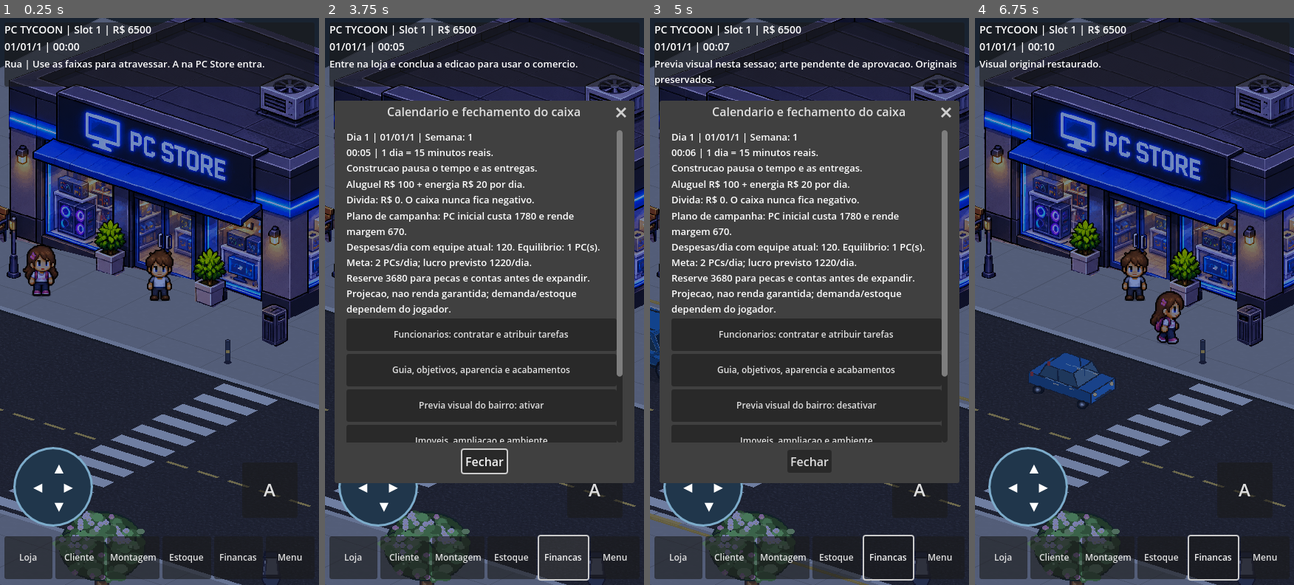
Above: before the commit, frames 1-4 (left to right).
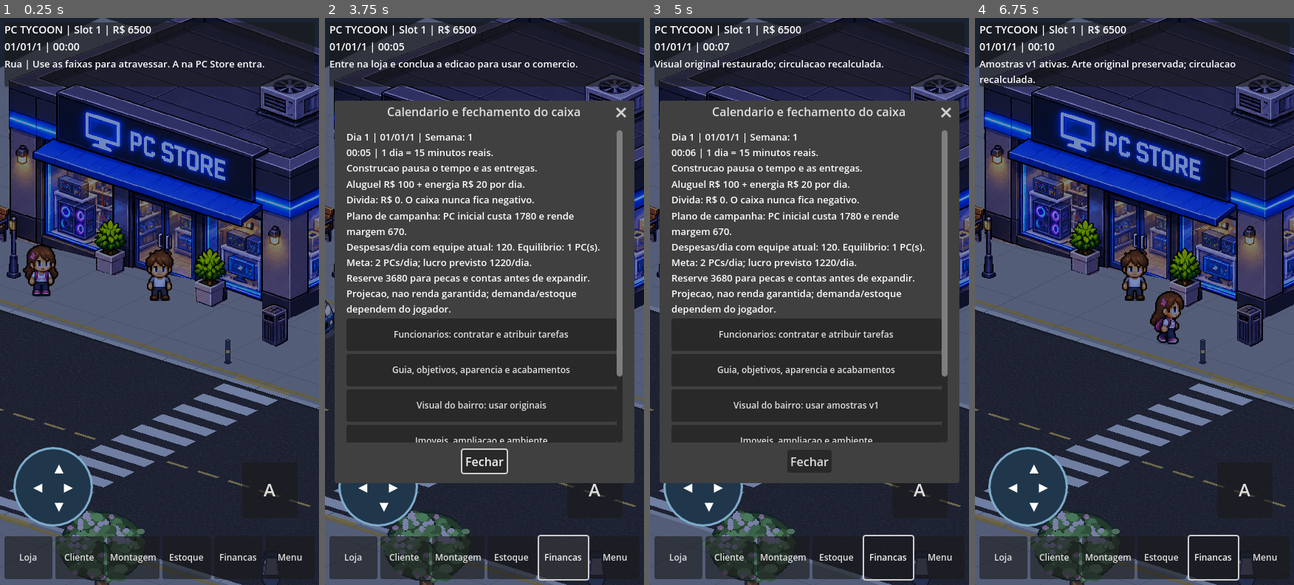
Above: after the commit, the same moments.

Repository: RiltonMaciel/Pixel-PC-Tycoon
Game: Godot game, scene res://scenes/RuaComercial.tscn
Same seed, same stepped clock (60 frames per second), same inputs: the game is played once before the commit and once after it.
Inputs:
- Up to frame 1 (0.25 s): no input
- Up to frame 2 (3.75 s): click "Loja" at 0.5 s; click "Cliente" at 1.25 s; click "Montagem" at 2 s; click "Estoque" at 2.75 s; click "Financas" at 3.5 s
- Up to frame 3 (5 s): click "Previa visual do bairro: ativ…" (after the commit: "Visual do bairro: usar origin…") at 4.25 s
- Up to frame 4 (6.75 s): click "Previa visual do bairro: desa…" (after the commit: "Visual do bairro: usar amostr…") at 5 s; click "A" at 5.75 s; click "Fechar" at 6.5 s

The runs differ from the first frame. In frame 1, 0.8% of the frame differs, in the area x 0-100%, y 49-100%; in frame 2, 0.6%; in frame 3, 1.6%; in frame 4, 2.8%, in the area x 0-100%, y 7-100%.

Commit message:
feat: integrar sprites fornecidos como visual padrao do bairro
Importar os nove PNGs do pacote amostras v1 sem modificar pixels, usar pivos e colisao da fachada recebida e manter reversao aos originais. Validar novo padrao no controlador, transparencia, hashes e tres capturas renderizadas.

Co-authored-by: Copilot <223556219+Copilot@users.noreply.github.com>

Diff:
--- /dev/null
+++ b/Assets/Cenarios/AmostrasV1/importacao.json
@@ -0,0 +1,15 @@
+{
+  "archive_sha256": "cd218e4b5c3b2ea219bd454288eae5fc513d90028c0d3f47eaf3d360f0b09a05",
+  "sources": {
+    "veiculos/compacto_azul/baixo_direita.png": "c0914bc1e7561e7ec22d1f7aa658248dc2a6b9a3e396ba531bc2086634ae050d",
+    "veiculos/compacto_azul/baixo_esquerda.png": "bdc3f23e8aef8e0caa716d5b1785940e01fb55460732e78b2344c163c7e45549",
+    "veiculos/compacto_azul/cima_direita.png": "f7459ed4ba1973123e6307295ff62f7f18279157e71213db4bae23f26aedf58e",
+    "veiculos/compacto_azul/cima_esquerda.png": "91e9bf90d3241c78ff56d826634c11a12c04dbdfeaf15e799b2bdb187b6403ad",
+    "veiculos/picape_vermelha/baixo_direita.png": "36ac19079385a573e21ff49d5753e09bcfb09459c35009c7a7f4f1b14a458ae4",
+    "veiculos/picape_vermelha/baixo_esquerda.png": "6d249ccbb33b732a6984aba23e8ac4971d95dad4ac60b3d011be536f7149d6b6",
+    "veiculos/picape_vermelha/cima_direita.png": "9f02c67a906d746426dbff57f159b2a0272a1ec01be145358e497c24cb7ff19c",
+    "veiculos/picape_vermelha/cima_esquerda.png": "b15e352eb217bdb05c4c9b4a2d6ed9ccccb8807a4a34f04e0b41e0d03ea959ec",
+    "fachadas/mercadinho/mercadinho.png": "0952f941c68560141ec31b1f0b025fe30f9af6a9895a91a851ad7a7fa2b3b2f6"
+  },
+  "pixels_modified": false
+}
--- a/scripts/BairroComercial.gd
+++ b/scripts/BairroComercial.gd
@@ -33,7 +33,7 @@
 var banco: Sprite2D
 var poste: Sprite2D
 var vizinhanca: VIZINHANCA
-var previa_visual := false
+var previa_visual := VIZINHANCA.VISUAL.PADRAO
 
 static func ponto(uv: Vector2) -> Vector2:
     return ORIGEM + U * uv.x + V * uv.y
--- a/scripts/CatalogoPreviaVisual.gd
+++ b/scripts/CatalogoPreviaVisual.gd
@@ -1,21 +1,23 @@
 extends RefCounted
 
 const ORIGINAL = preload("res://scripts/CatalogoVizinhanca.gd")
-const BASE := "res://Assets/Cenarios/PreviaVisual/"
+const BASE := "res://Assets/Cenarios/AmostrasV1/"
+const PADRAO := true
+const ESCALA_VEICULOS := 0.85
 const CARROS := {
-    "carro_azul_baixo_direita":preload(BASE+"carro_azul_baixo_direita.png"),
-    "carro_azul_baixo_esquerda":preload(BASE+"carro_azul_baixo_esquerda.png"),
-    "carro_azul_cima_direita":preload(BASE+"carro_azul_cima_direita.png"),
-    "carro_azul_cima_esquerda":preload(BASE+"carro_azul_cima_esquerda.png"),
-    "picape_vermelha_baixo_direita":preload(BASE+"picape_vermelha_baixo_direita.png"),
-    "picape_vermelha_baixo_esquerda":preload(BASE+"picape_vermelha_baixo_esquerda.png"),
-    "picape_vermelha_cima_direita":preload(BASE+"picape_vermelha_cima_direita.png"),
-    "picape_vermelha_cima_esquerda":preload(BASE+"picape_vermelha_cima_esquerda.png")
+    "carro_azul_baixo_direita":preload(BASE+"veiculos/compacto_azul/baixo_direita.png"),
+    "carro_azul_baixo_esquerda":preload(BASE+"veiculos/compacto_azul/baixo_esquerda.png"),
+    "carro_azul_cima_direita":preload(BASE+"veiculos/compacto_azul/cima_direita.png"),
+    "carro_azul_cima_esquerda":preload(BASE+"veiculos/compacto_azul/cima_esquerda.png"),
+    "picape_vermelha_baixo_direita":preload(BASE+"veiculos/picape_vermelha/baixo_direita.png"),
+    "picape_vermelha_baixo_esquerda":preload(BASE+"veiculos/picape_vermelha/baixo_esquerda.png"),
+    "picape_vermelha_cima_direita":preload(BASE+"veiculos/picape_vermelha/cima_direita.png"),
+    "picape_vermelha_cima_esquerda":preload(BASE+"veiculos/picape_vermelha/cima_esquerda.png")
 }
 const MERCADO := {
-    "textura":preload(BASE+"mercadinho.png"),"pivo":Vector2(259,463),
-    "frente":Vector2(62,404.4375),"canto":Vector2(456,527.5625),
-    "fundo":Vector2(624,443.5625)
+    "textura":preload(BASE+"fachadas/mercadinho/mercadinho.png"),"pivo":Vector2(319,486),
+    "frente":Vector2(52,407),"canto":Vector2(538,559),
+    "fundo":Vector2(661,497)
 }
 
 static func loja(id: String, previa: bool) -> Dictionary:
@@ -24,5 +26,5 @@
 static func veiculo(id: String, previa: bool) -> Dictionary:
     var novo := id.replace("compacto_azul","carro_azul").replace("compacto_branco","picape_vermelha")
     if previa and CARROS.has(novo):
-        return {"textura":CARROS[novo],"pivo":Vector2(256,220),"escala":1.0}
+        return {"textura":CARROS[novo],"pivo":Vector2(256,250),"escala":ESCALA_VEICULOS}
     return ORIGINAL.ITENS[id]
--- a/scripts/MundoVivo.gd
+++ b/scripts/MundoVivo.gd
@@ -50,7 +50,7 @@
 var _sequencia := 0
 var _turno_pedestre := 0
 var _turno_trafego := 0
-var previa_visual := false
+var previa_visual := VISUAL.PADRAO
 
 func definir_previa(ativa: bool) -> void:
     previa_visual = ativa
--- a/scripts/RuaComercial.gd
+++ b/scripts/RuaComercial.gd
@@ -1571,7 +1571,7 @@
     _texto_painel("Plano de campanha: PC inicial custa %d e rende margem %d.\nDespesas/dia com equipe atual: %d. Equili …(288 unchanged characters)…
     _button("Funcionarios: contratar e atribuir tarefas",_abrir_equipe,shop_list)
     _button("Guia, objetivos, aparencia e acabamentos",_abrir_progresso,shop_list)
-    _button("Previa visual do bairro: " + ("desativar" if bairro.previa_visual else "ativar"),_alternar_previa_visual,shop_list)
+    _button("Visual do bairro: " + ("usar originais" if bairro.previa_visual else "usar amostras v1"),_alternar_previa_visual,shop_list)
     _button("Imoveis, ampliacao e ambiente",_abrir_imovel,shop_list)
     _button("Recentralizar camera (arraste/pinca/roda)",_recentralizar_camera,shop_list)
     if relogio_bloqueado:
@@ -2049,8 +2049,15 @@
         info.text = "Conclua a edicao/transicao antes de comparar os visuais."
         return false
     bairro.definir_previa(not bairro.previa_visual)
+    if not mundo_vivo.configurar(bairro):
+        var erro := mundo_vivo.ultimo_erro
+        bairro.definir_previa(not bairro.previa_visual)
+        if not mundo_vivo.configurar(bairro):
+            push_error("Falha ao restaurar circulacao: " + mundo_vivo.ultimo_erro)
+        info.text = "Nao foi possivel aplicar o visual: " + erro
+        return false
     mundo_vivo.definir_previa(bairro.previa_visual)
-    info.text = "Previa visual nesta sessao; arte pendente de aprovacao. Originais preservados." if bairro.previa_visual else "Visual original restaurado."
+    info.text = "Amostras v1 ativas. Arte original preservada; circulacao recalculada." if bairro.previa_visual else "Visual original restaurado; circulacao recalculada."
     _abrir_financas()
     return true
 
--- a/scripts/VizinhancaComercial.gd
+++ b/scripts/VizinhancaComercial.gd
@@ -14,14 +14,14 @@
 var objetos: Array[Sprite2D] = []
 var fachadas: Array[Node2D] = []
 var grid: Transform2D
-var previa_visual := false
+var previa_visual := VISUAL.PADRAO
 var construtor_fachada: Callable
 
 func configurar(transformacao: Transform2D, criar_fachada: Callable) -> void:
     grid = transformacao
     construtor_fachada = criar_fachada
     for loja in LOJAS:
-        var item: Dictionary = CATALOGO.ITENS[loja.id]
+        var item := VISUAL.loja(loja.id,previa_visual)
         fachadas.append(_criar_loja(loja))
         var origem: Vector2 = grid * loja.uv - item.pivo
         var poligono := PackedVector2Array()
@@ -54,16 +54,17 @@
     _objeto("furgao_entregas_cima_esquerda",Vector2(12,19),Vector2(125,48),0.9)
 
 func _objeto(id: String, uv: Vector2, base: Vector2, escala: float = 1.0, altura: float = 0.0) -> void:
-    var item: Dictionary = CATALOGO.ITENS[id]
+    var original: Dictionary = CATALOGO.ITENS[id]
     if altura > 0:
-        escala = altura / float(item.altura)
+        escala = altura / float(original.altura)
+    var item := VISUAL.veiculo(id,previa_visual)
     var sprite := Sprite2D.new()
     sprite.name = id + "_" + str(objetos.size())
     sprite.texture = item.textura
     sprite.centered = false
     sprite.offset = -item.pivo
     sprite.position = grid * uv
-    sprite.scale = Vector2.ONE * escala
+    sprite.scale = Vector2.ONE * float(item.get("escala",escala))
     sprite.z_index = int(sprite.position.y)
     sprite.texture_filter = CanvasItem.TEXTURE_FILTER_NEAREST
     sprite.texture_repeat = CanvasItem.TEXTURE_REPEAT_DISABLED
@@ -92,6 +93,11 @@
         remove_child(anterior)
         anterior.queue_free()
         fachadas[i] = _criar_loja(LOJAS[i])
+        var item := VISUAL.loja(LOJAS[i].id,ativa)
+        var poligono := PackedVector2Array()
+        for at in [item.frente,item.canto,item.fundo,item.frente+item.fundo-item.canto]:
+            poligono.append(grid*LOJAS[i].uv-item.pivo+at)
+        obstaculos[i] = poligono
     for sprite in objetos:
         var id: String = sprite.get_meta("catalogo_id")
         var item := VISUAL.veiculo(id,ativa)
--- a/tests/test_visual_preview.gd
+++ b/tests/test_visual_preview.gd
@@ -38,7 +38,13 @@
     root.add_child(game)
     game.set_physics_process(false)
     await process_frame
-    check(not game.bairro.previa_visual and not game.mundo_vivo.previa_visual,"Originais sao o padrao ate aprovacao")
+    game.relogio.estado["segundos"] = 450.0
+    game._atualizar_ambiente()
+    game._refresh()
+    check(game.bairro.previa_visual and game.mundo_vivo.previa_visual,"Amostras fornecidas sao o padrao autorizado")
+    check(game.bairro.vizinhanca.fachadas[0].get_child(0).texture == VISUAL.MERCADO["textura"],"Fachada recebida aparece na inicializacao")
+    check(game._alternar_previa_visual(),"Selecionar originais para comparar")
+    game.popup.hide()
     check(game._save(),"Gravar estado de referencia")
     var bytes := FileAccess.get_file_as_bytes(game.save_path)
     var dinheiro := game.money
@@ -51,17 +57,14 @@
         originais.append({"textura":sprite.texture,"escala":sprite.scale,"posicao":sprite.position,"pivo":sprite.offset})
     for id in ["farmacia","loja_roupas","restaurante","predio_comercial"]:
         check(VISUAL.loja(id,true) == VISUAL.ORIGINAL.ITENS[id],"Sem substituir fachada fora da amostra: "+id)
-    var original: Dictionary = VISUAL.ORIGINAL.ITENS["mercadinho"]
-    for marco in ["frente","canto","fundo"]:
-        check((VISUAL.MERCADO[marco]-VISUAL.MERCADO["pivo"]).is_equal_approx(original[marco]-original["pivo"]),"Footprint mundial identico: "+marco)
+    check(VISUAL.MERCADO["pivo"] == Vector2(319,486),"Soleira da fachada usa pivo do pacote, nao do prototipo")
     for id in VISUAL.CARROS:
         check(VISUAL.CARROS[id].get_size() == Vector2(512,320),"Vista importada: "+id)
     game.mundo_vivo.avancar(.1,450)
-    var trafego: Array[Dictionary] = []
-    for ator in game.mundo_vivo._atores:
-        if ator.trafego:
-            trafego.append({"no":ator.no,"textura":ator.no.texture,"posicao":ator.no.position})
-    check(not trafego.is_empty(),"Trafego real disponivel para comparacao")
+    check(not game.mundo_vivo.estado()["atores"].is_empty(),"Circulacao original disponivel para comparacao")
+    game.pos_player = GAME.BAIRRO.ponto(Vector2(29,10))+Vector2(0,55)
+    game.player.position = game.pos_player
+    game.player.z_index = int(game.pos_player.y)
     game.cam.position = GAME.BAIRRO.ponto(Vector2(29,10))+Vector2(60,-100)
     game.cam.zoom = Vector2(.60,.60)
     game.cam.force_update_scroll()
@@ -69,7 +72,7 @@
     game._abrir_financas()
     var botao: Button
     for filho in game.shop_list.get_children():
-        if filho is Button and filho.text.begins_with("Previa visual do bairro:"):
+        if filho is Button and filho.text.begins_with("Visual do bairro:"):
             botao = filho
     check(botao != null,"Comparacao acessivel no painel de Financas")
     if botao != null:
@@ -77,16 +80,33 @@
     game.popup.hide()
     check(game.bairro.previa_visual and game.mundo_vivo.previa_visual,"Botao ativa bairro e trafego juntos")
     check(game.bairro.vizinhanca.fachadas[0].get_child(0).texture == VISUAL.MERCADO["textura"],"Mercado novo conectado a fachada real")
-    for ator in trafego:
-        check(ator.no.texture != ator.textura and ator.no.scale == Vector2.ONE,"Troca veiculos ativos sem reiniciar trafego e com escala comum")
-        check(ator.no.position == ator.posicao,"Comparacao preserva a posicao do veiculo")
+    check(game.mundo_vivo.estado()["configurado"],"Circulacao recalculada para o footprint real do novo mercado")
+    game.mundo_vivo.avancar(.1,450)
+    var quantidade_carros := 0
+    for ator in game.mundo_vivo._atores:
+        if ator.trafego:
+            quantidade_carros += 1
+            check(ator.no.texture in VISUAL.CARROS.values() and ator.no.scale == Vector2.ONE*VISUAL.ESCALA_VEICULOS,"Trafego usa PNG fornecido e escala comum")
+            check(ator.no.offset == Vector2(-256,-250),"Trafego usa pivo do pacote")
+    check(quantidade_carros > 0,"Trafego retoma depois da comparacao")
     for sprite in game.bairro.vizinhanca.objetos:
         if str(sprite.get_meta("catalogo_id")).begins_with("compacto_"):
-            check(sprite.scale == Vector2.ONE,"Carro estacionado usa a mesma escala do trafego")
-    check(game.bairro.vizinhanca.obstaculos == obstaculos and game.bairro.vizinhanca.entradas == entradas,"Comparacao nao muda colisao nem entradas")
+            check(sprite.scale == Vector2.ONE*VISUAL.ESCALA_VEICULOS,"Carro estacionado usa a mesma escala do trafego")
+            check(sprite.offset == Vector2(-256,-250),"Carro estacionado usa pivo do pacote")
+    check(game.bairro.vizinhanca.obstaculos[0] != obstaculos[0] and game.bairro.vizinhanca.obstaculos.slice(1) == obstaculos.slice(1),"Somente colisao do mercado acompanha a nova fachada")
+    var base := PackedVector2Array()
+    var mercado: Dictionary = VISUAL.MERCADO
+    for at in [mercado.frente,mercado.canto,mercado.fundo,mercado.frente+mercado.fundo-mercado.canto]:
+        base.append(GAME.BAIRRO.ponto(Vector2(29,10))-mercado.pivo+at)
+    check(base == game.bairro.vizinhanca.obstaculos[0],"Colisao coincide com os tres marcos fornecidos")
+    check(game.bairro.vizinhanca.entradas == entradas,"Acessos comerciais preservados")
     check(game.money == dinheiro and game.loja.estado == comercio and game.gestor_imoveis.estados == imoveis,"Comparacao nao muda caixa, estoque ou propriedades")
     check(FileAccess.get_file_as_bytes(game.save_path) == bytes,"Previa nao reescreve saves")
     await _capture("visual_02_previa")
+    game.cam.position = GAME.BAIRRO.ponto(Vector2(51,19))+Vector2(0,-100)
+    game.cam.zoom = Vector2(.80,.80)
+    game.cam.force_update_scroll()
+    await _capture("visual_03_picape")
     game.transitioning = true
     check(not game._alternar_previa_visual() and game.bairro.previa_visual,"Troca bloqueada durante transicao")
     game.transitioning = false
@@ -96,8 +116,11 @@
         var sprite: Sprite2D = game.bairro.vizinhanca.objetos[i]
         var antes: Dictionary = originais[i]
         check(sprite.texture == antes.textura and sprite.scale == antes.escala and sprite.offset == antes.pivo and sprite.position == antes.posicao,"Objeto original restaurado: "+str(i))
-    for ator in trafego:
-        check(ator.no.texture == ator.textura and ator.no.scale == Vector2(.65,.65),"Trafego original restaurado")
+    check(game.bairro.vizinhanca.obstaculos == obstaculos,"Colisao original restaurada junto com a arte")
+    game.mundo_vivo.avancar(.1,450)
+    for ator in game.mundo_vivo._atores:
+        if ator.trafego:
+            check(ator.no.texture not in VISUAL.CARROS.values() and ator.no.scale == Vector2(.65,.65),"Trafego original restaurado")
     for i in range(5):
         check(game._alternar_previa_visual() and game._alternar_previa_visual(),"Comparacao repetida sem acumular fachadas")
         await process_frame
Binary file added: Assets/Cenarios/AmostrasV1/fachadas/mercadinho/mercadinho.png
Not shown, added: Assets/Cenarios/AmostrasV1/fachadas/mercadinho/mercadinho.png.import
Not shown, added: Assets/Cenarios/AmostrasV1/manifesto.json
Binary file added: Assets/Cenarios/AmostrasV1/veiculos/compacto_azul/baixo_direita.png
Not shown, added: Assets/Cenarios/AmostrasV1/veiculos/compacto_azul/baixo_direita.png.import
Binary file added: Assets/Cenarios/AmostrasV1/veiculos/compacto_azul/baixo_esquerda.png
Not shown, added: Assets/Cenarios/AmostrasV1/veiculos/compacto_azul/baixo_esquerda.png.import
Binary file added: Assets/Cenarios/AmostrasV1/veiculos/compacto_azul/cima_direita.png
Not shown, added: Assets/Cenarios/AmostrasV1/veiculos/compacto_azul/cima_direita.png.import
Binary file added: Assets/Cenarios/AmostrasV1/veiculos/compacto_azul/cima_esquerda.png
Not shown, added: Assets/Cenarios/AmostrasV1/veiculos/compacto_azul/cima_esquerda.png.import
Binary file added: Assets/Cenarios/AmostrasV1/veiculos/picape_vermelha/baixo_direita.png
(and 10 more such lines)
